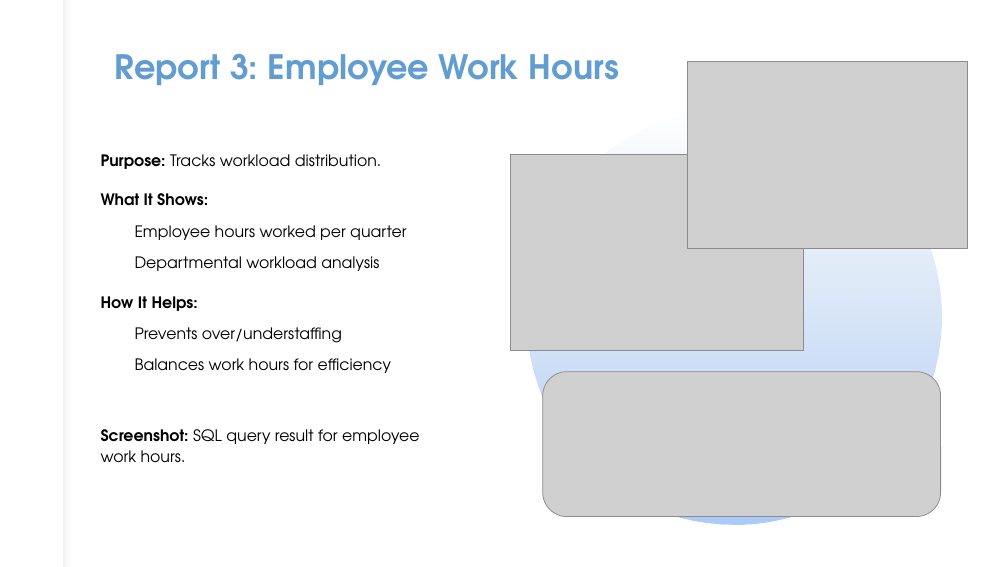
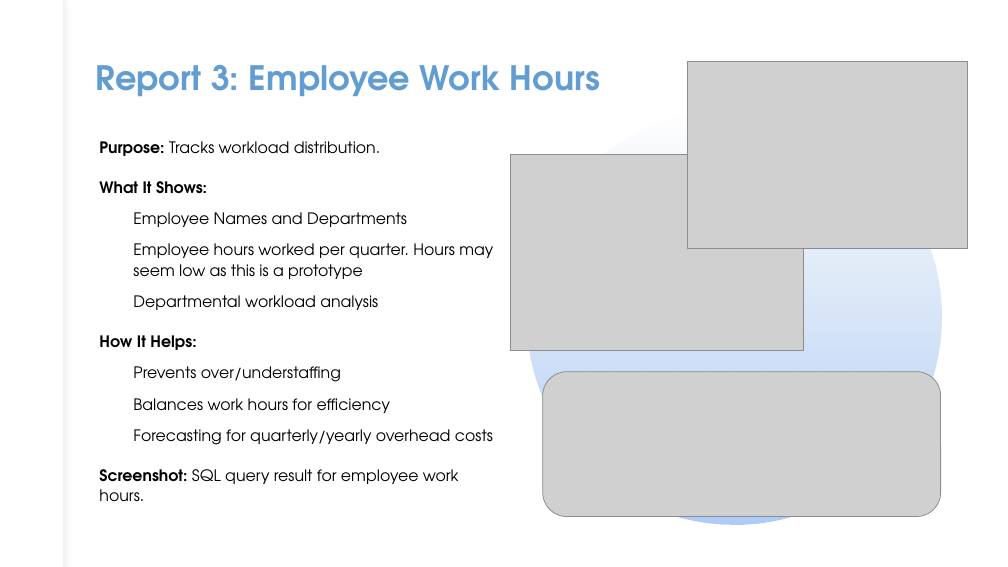
Before and after one commit to adstiles85/CSD-310, a slide deck: slide 7 of Group Project/Willson_BacchusWinery_Milestone4.pptx. Drawn at 1008x567 pixels with LibreOffice and Linux fonts; fonts in the diff are those of the drawing; grey boxes stand for pictures. Boxes give left, top, right and bottom in pixels: in the first picture for what was removed or moved away, otherwise in the second. Text is boxed around its words. In the diff, an @@ line names an element or a change of style, - is before the commit and + after.

```diff
--- a/Group Project/Willson_BacchusWinery_Milestone4.pptx
+++ b/Group Project/Willson_BacchusWinery_Milestone4.pptx
@@ title "Report 3: Employee Work Hours": place and size @@
-title "Report 3: Employee Work Hours" at [115, 54, 619, 85]
+title "Report 3: Employee Work Hours" at [96, 65, 600, 96]
@@ text "Purpose: Tracks workload distribution.": place and size @@
-text "Purpose: Tracks workload distribution." at [101, 154, 420, 462]
+text "Purpose: Tracks workload distribution." at [99, 141, 493, 501]
@@ text at [133, 212, 493, 279]: text changed @@
-  Employee hours worked per quarter
+  Employee Names and Departments
+  Employee hours worked per quarter. Hours may seem low as this is a prototype
@@ text at [133, 429, 493, 445]: paragraph added @@
+  Forecasting for quarterly/yearly overhead costs
```
Also in this commit, not shown: 3 other slides changed, 1 other file.
